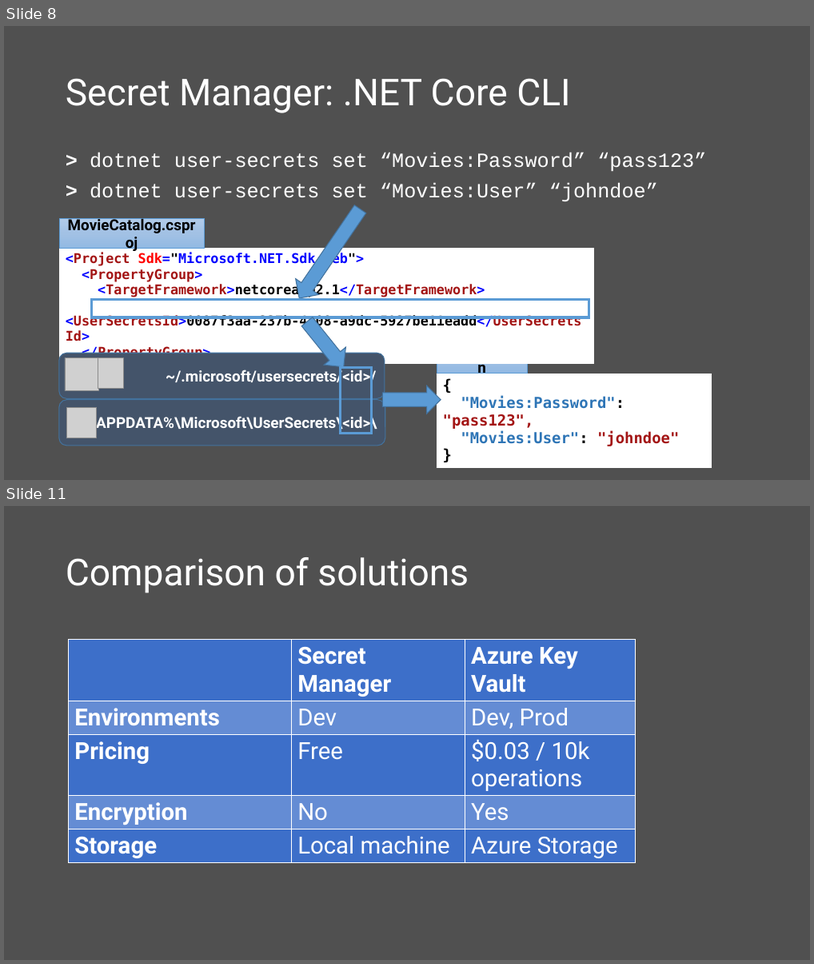
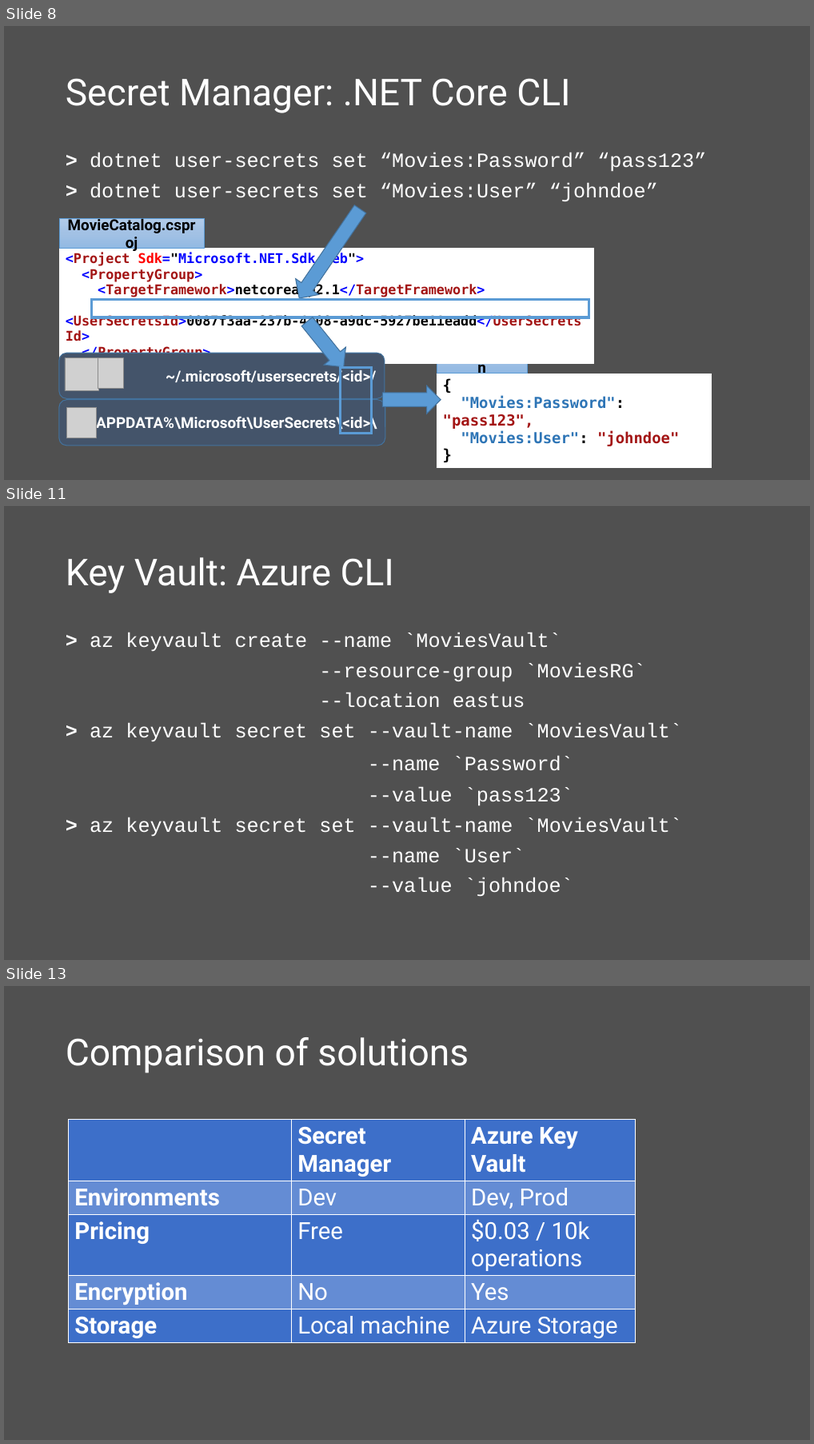
Before and after one commit to scottaddie/slide-decks, a slide deck: Protecting App Secrets.pptx. Shown one above the other, each under a label of ours: slides 8 and 11 before the commit, slides 8, 11 and 13 after it; the slides between them are not shown. The pictures are 814x964 and 814x1444 pixels, drawn with LibreOffice and Linux fonts; fonts in the diff are those of the drawing; grey boxes stand for pictures. Boxes give left, top, right and bottom in pixels: in the first picture for what was removed or moved away, otherwise in the second. Text is boxed around its words. In the diff, an @@ line names an element or a change of style, - is before the commit and + after.

Commit message:
More Key Vault info

```diff
--- a/Protecting App Secrets.pptx
+++ b/Protecting App Secrets.pptx
@@ slide 11 added at <box>4,506,810,960</box>, background #505050 @@
@@ title added at <box>66,557,394,593</box>, 44 pt, text #FFFFFF @@
+Key Vault: Azure CLI
@@ text added at <box>90,632,683,896</box>, 24 pt, text #FFFFFF @@
+> az keyvault create --name `MoviesVault`
+--resource-group `MoviesRG`
+--location eastus
+> az keyvault secret set --vault-name `MoviesVault`
+--name `Password`
+--value `pass123`
+> az keyvault secret set --vault-name `MoviesVault`
+--name `User`
+--value `johndoe`
@@ what was slide 11 is now slide 13 @@
```
Also in this commit, not shown: 4 slides changed, 2 other slides added.
